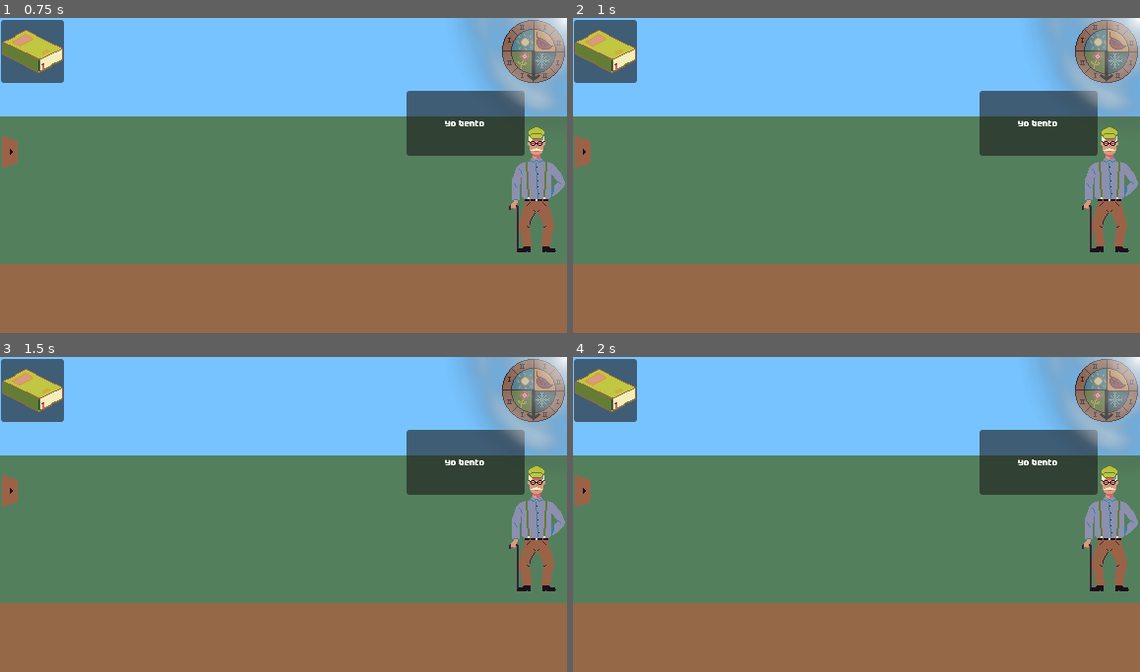
Above: before the commit, frames 1-4 (two rows, left to right).
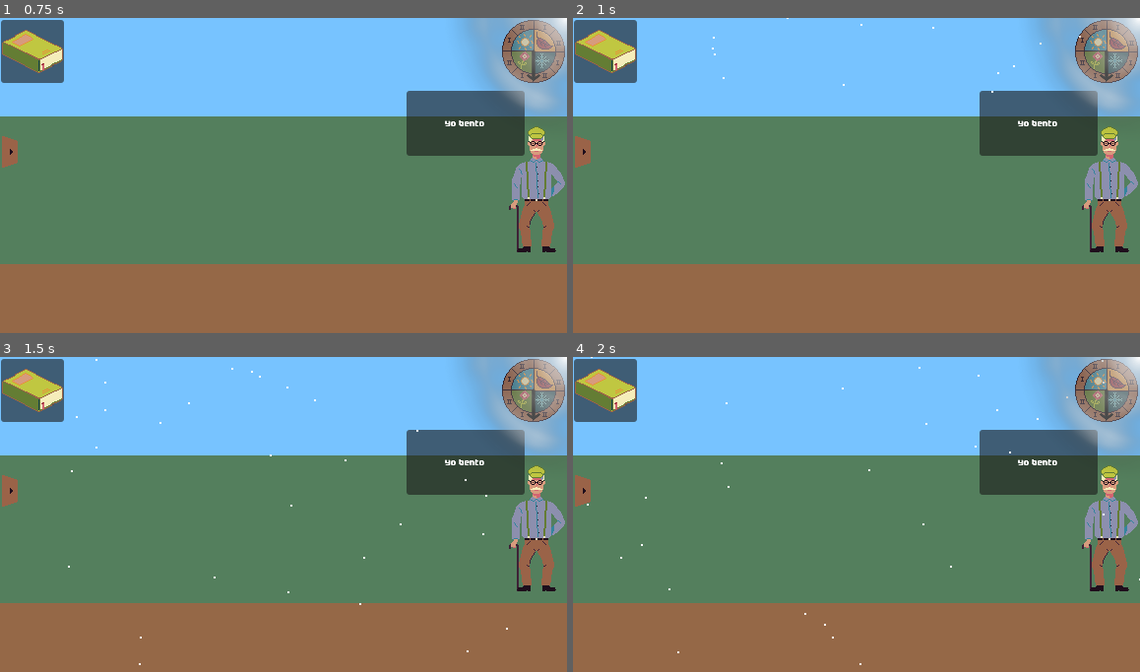
Above: after the commit, the same moments.

Repository: JustAlternate/Regenerative_Game_Jam
Game: Godot game, scene res://Scenes/menu.tscn
Same seed, same stepped clock (60 frames per second), same inputs: the game is played once before the commit and once after it. The engine's default icon, where the game draws it, is replaced by a stand-in: a white triangle on a blue panel in a dark square.
Inputs:
- Up to frame 1 (0.75 s): click "Play" at 0.5 s
- Up to frame 2 (1 s): no input
- Up to frame 3 (1.5 s): click "Play" at 1.25 s
- Up to frame 4 (2 s): no input

Frame 1 is identical in both runs. In frame 2, less than 0.1% of the frame differs, in the area x 24-90%, y 0-24%; in frame 3, less than 0.1%, in the area x 11-90%, y 0-98%; in frame 4, less than 0.1%.

Commit message:
Ajout des events aléatoire

Diff:
--- a/Scripts/Game.gd
+++ b/Scripts/Game.gd
@@ -2,6 +2,7 @@
 
 var id_new_context_menu = 0
 var tab_context_menu = []
+var random_event = "rien"
 
 # Called when the node enters the scene tree for the first time.
 func _ready():
@@ -16,16 +17,46 @@
 		get_node(context_menu_to_delet_name).free()
 
 
+# new_phase : 0 = Winter2, 1 = Spring1 .... 7 = Winter1
+var list_proba_events = [
+	#[pluie, soleil, rien]
+	[0.4, 0.4, 1], # Winter2
+	[0.3, 0.5, 1], # Spring1
+	[0.3, 0.5, 1],
+	[0.1, 0.6, 1], # Ete1
+	[0.1, 0.6, 1],
+	[0.3, 0.5, 1], # Autumn1
+	[0.3, 0.5, 1],
+	[0.4, 0.4, 1], # Winter1
+]
+
+func generate_random_event(new_phase):
+	var number = randf()
+	if number <= list_proba_events[new_phase][0]:
+		return "pluie"
+	if number <= list_proba_events[new_phase][1]:
+		return "soleil"
+	return "rien"
 
 func _on_clock_phase_changed(new_phase):
-	print("going to next phase !!!")
+	# Here on va decider des random events :
+	random_event = generate_random_event(new_phase)
 
-	# Deciding what random events are going to happen
-	print("mettre des random events")
+	if random_event == "pluie":
+		$Meteo/Rain.visible = true
+		$Meteo/Sun/DirectionalLight2D.energy = 0.8
+	else:
+		$Meteo/Rain.visible = false
+
+	if random_event=="soleil":
+		$Meteo/Sun/DirectionalLight2D.energy = 1.5
+	else:
+		$Meteo/Sun/DirectionalLight2D.energy = 1
+
 
 	# Updating every plants
 	for i in range(8):
-		$plant_spot_container.get_child(i).get_node("plant").next_quarter_of_season(new_phase)
+		$plant_spot_container.get_child(i).get_node("plant").next_quarter_of_season(new_phase,random_event)
 
 
 
--- a/Scripts/plante.gd
+++ b/Scripts/plante.gd
@@ -207,7 +207,7 @@
 			else:
 				plant_health += dico_bonus_malus["minimum_nutriment_values"][1]
 
-func next_quarter_of_season(new_phase):
+func next_quarter_of_season(new_phase,random_event):
 	var actual_season = [new_phase/2 +1 ,new_phase%2 +1]
 
 	if plant_type == "None":
